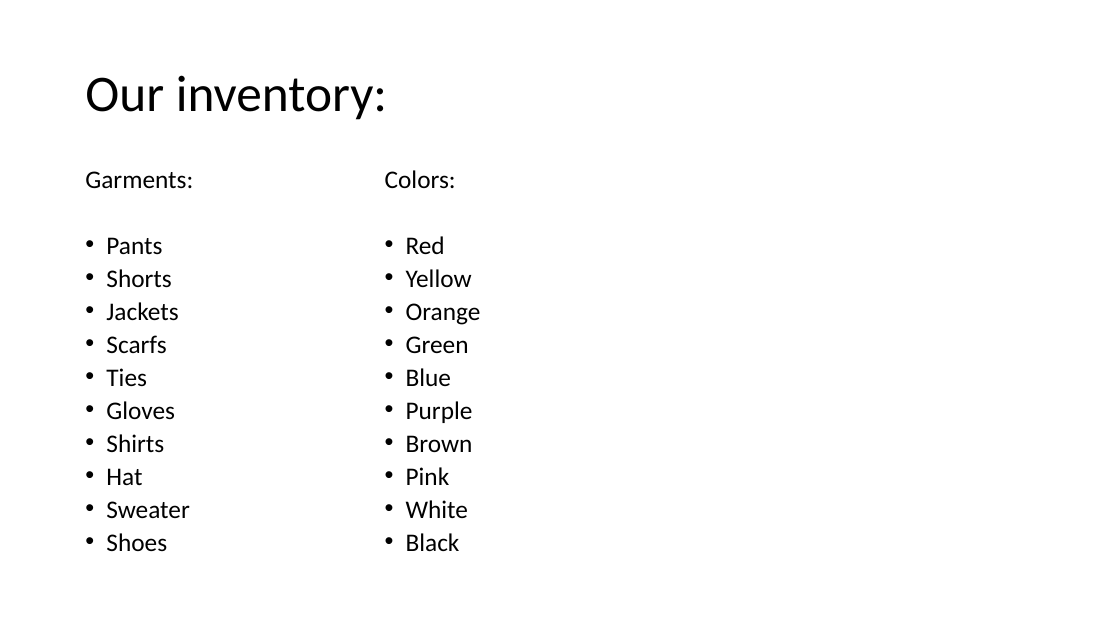
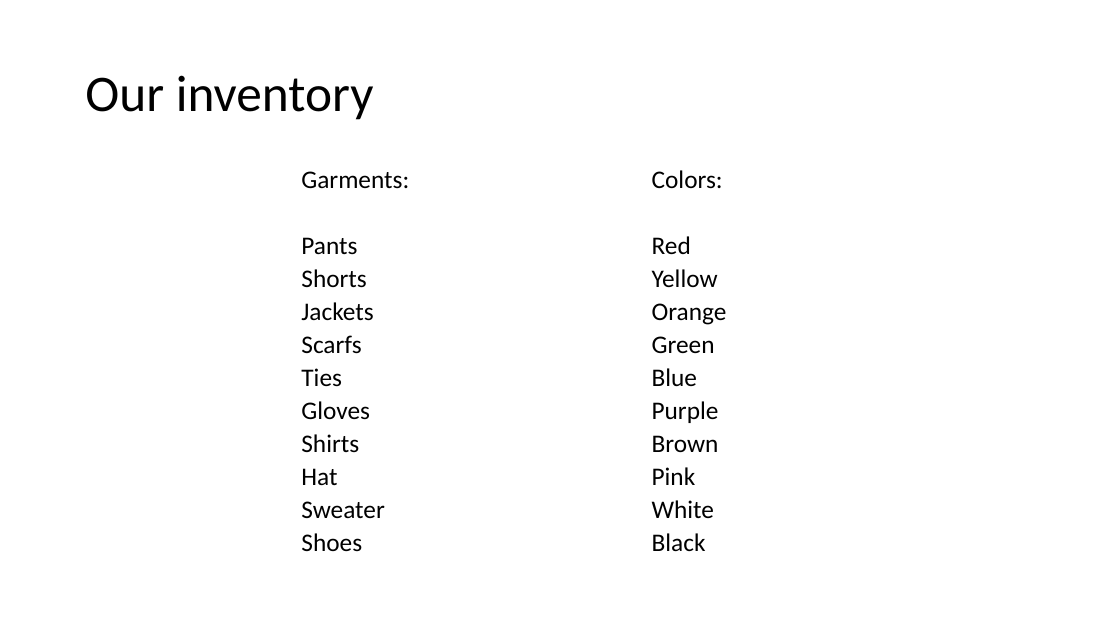
Before and after one commit to Steeven9/toc-satsolver, a slide deck: slide 5 of docs/Presentation/TOC-Presentation.pptx. Drawn at 1120x630 pixels with LibreOffice and Linux fonts; fonts in the diff are those of the drawing. Boxes give left, top, right and bottom in pixels: in the first picture for what was removed or moved away, otherwise in the second. Text is boxed around its words. In the diff, an @@ line names an element or a change of style, - is before the commit and + after.

```diff
--- a/docs/Presentation/TOC-Presentation.pptx
+++ b/docs/Presentation/TOC-Presentation.pptx
@@ title at [85,75,374,120]: text changed @@
-Our inventory:
+Our inventory
@@ text "Garments:": place and size @@
-text "Garments:" at [85,171,193,551]
+text "Garments:" at [301,171,409,551]
@@ text "Colors:": place and size @@
-text "Colors:" at [385,170,481,552]
+text "Colors:" at [652,170,727,552]
@@ text at [301,237,384,551]: bullet • to none @@
@@ text at [652,236,727,552]: bullet • to none @@
```
Also in this commit, not shown: 9 other slides changed, 1 slide added, 1 slide removed, 3 other files.
